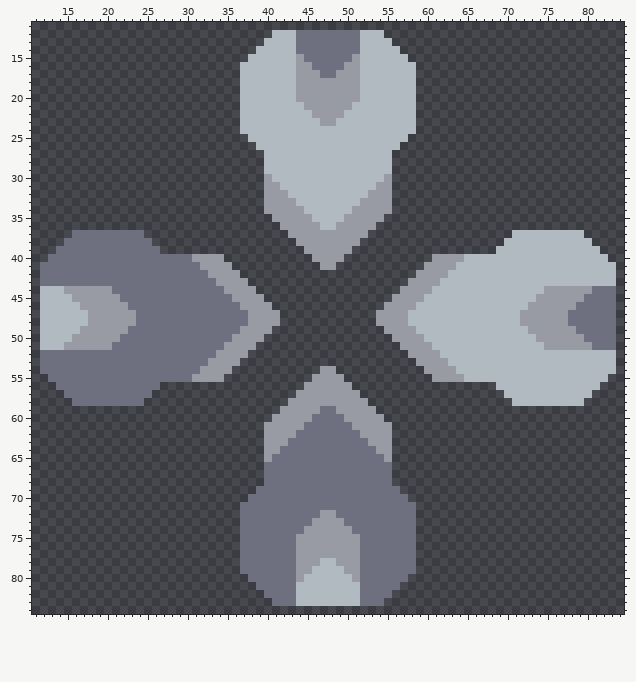
File history of a sprite sheet, core/assets-raw/sprites/blocks/drills/oil-extractor-rotator.png. The picture above is the old version.
The file is 96x96 pixels. Shown: x 11..84, y 11..84.
Once edited:
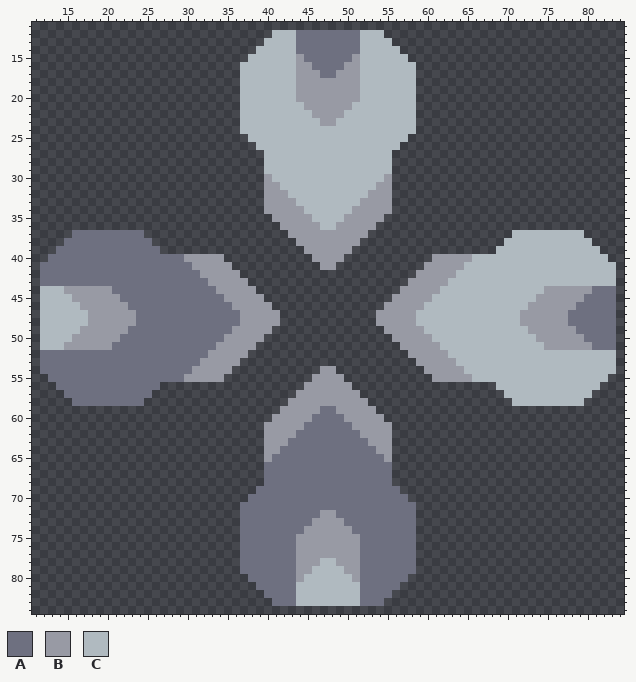
Palette (. is transparent): A #6e7080  B #989aa4  C #b0bac0
What changed:
@@ x 28..67 @@
 39 .................BBBBBB.................
-40 AAABBBB...........BBBB...........BBBBCCC
-41 AAAABBBB...........BB...........BBBBCCCC
-42 AAAAABBBB......................BBBBCCCCC
-43 AAAAAABBBB....................BBBBCCCCCC
-44 AAAAAAABBBB..................BBBBCCCCCCC
-45 AAAAAAAABBBB................BBBBCCCCCCCC
-46 AAAAAAAAABBBB..............BBBBCCCCCCCCC
-47 AAAAAAAAAABBBB............BBBBCCCCCCCCCC
-48 AAAAAAAAAABBBB............BBBBCCCCCCCCCC
-49 AAAAAAAAABBBB..............BBBBCCCCCCCCC
-50 AAAAAAAABBBB................BBBBCCCCCCCC
-51 AAAAAAABBBB..................BBBBCCCCCCC
-52 AAAAAABBBB....................BBBBCCCCCC
-53 AAAAABBBB......................BBBBCCCCC
-54 AAAABBBB...........BB...........BBBBCCCC
-55 AAABBBB...........BBBB...........BBBBCCC
+40 AABBBBB...........BBBB...........BBBBBCC
+41 AAABBBBB...........BB...........BBBBBCCC
+42 AAAABBBBB......................BBBBBCCCC
+43 AAAAABBBBB....................BBBBBCCCCC
+44 AAAAAABBBBB..................BBBBBCCCCCC
+45 AAAAAAABBBBB................BBBBBCCCCCCC
+46 AAAAAAAABBBBB..............BBBBBCCCCCCCC
+47 AAAAAAAAABBBBB............BBBBBCCCCCCCCC
+48 AAAAAAAAABBBBB............BBBBBCCCCCCCCC
+49 AAAAAAAABBBBB..............BBBBBCCCCCCCC
+50 AAAAAAABBBBB................BBBBBCCCCCCC
+51 AAAAAABBBBB..................BBBBBCCCCCC
+52 AAAAABBBBB....................BBBBBCCCCC
+53 AAAABBBBB......................BBBBBCCCC
+54 AAABBBBB...........BB...........BBBBBCCC
+55 AABBBBB...........BBBB...........BBBBBCC
 56 .................BBBBBB.................
Boxes around the changes in both pictures, in picture pixels (x1, y1, x2, y2):
changed: (184, 254, 248, 382)
changed: (408, 254, 472, 382)
